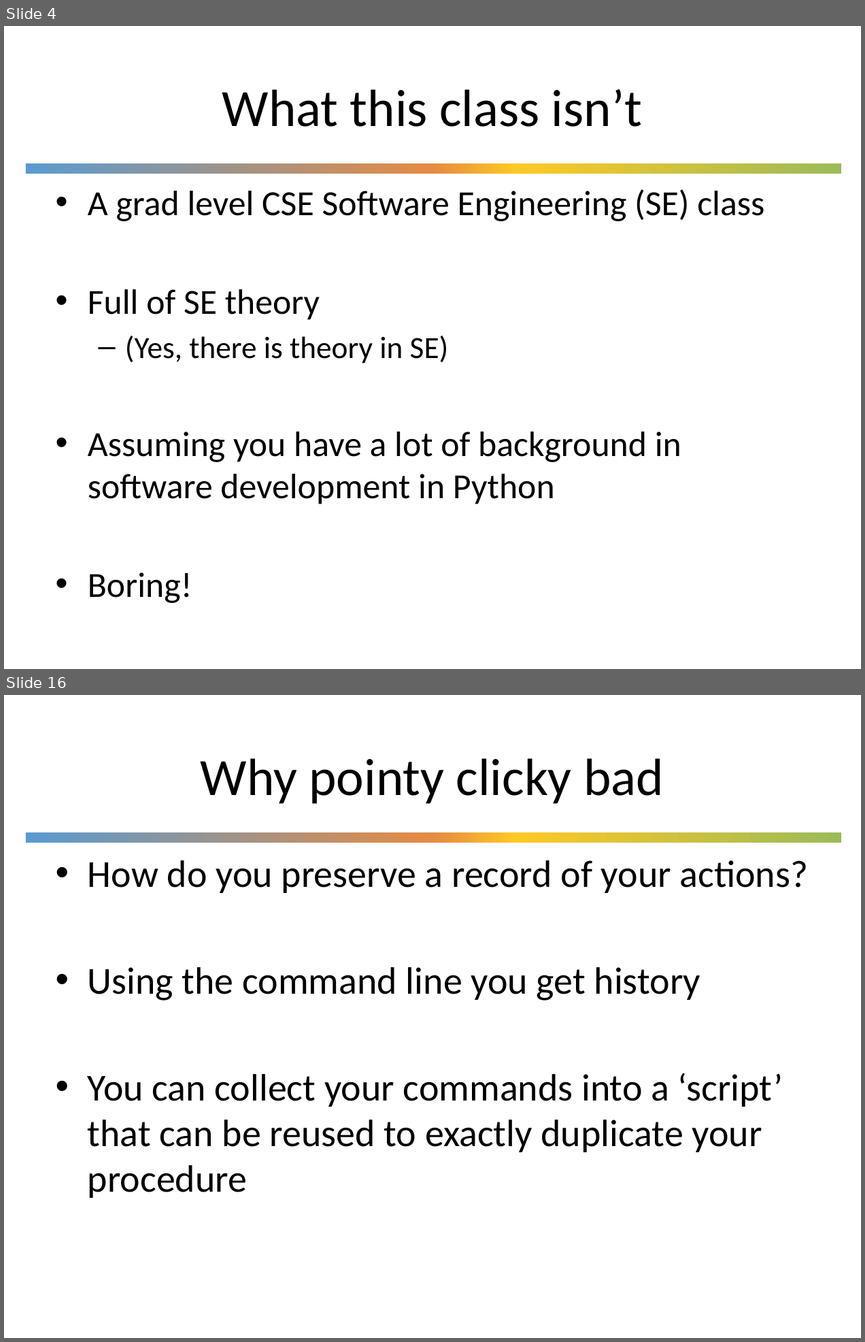
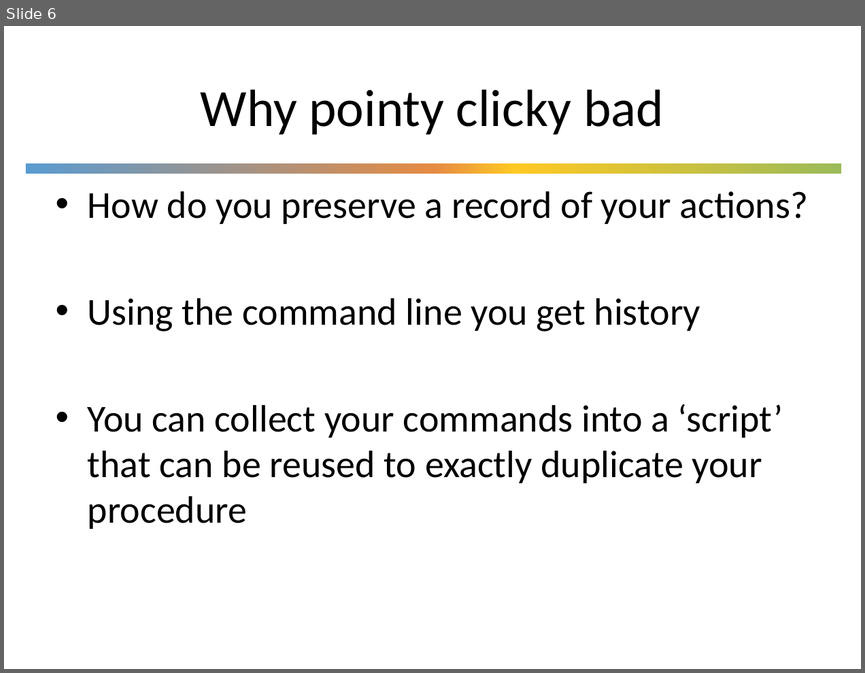
Before and after one commit to UWDIRECT/UWDIRECT.github.io, a slide deck: Wi21_content/SEDS/L1.1.Command_Line.pptx. Shown one above the other, each under a label of ours: slides 4 and 16 before the commit, slide 6 after it; the slides between them are not shown. The pictures are 865x1342 and 865x673 pixels, drawn with LibreOffice and Linux fonts; fonts in the diff are those of the drawing; background and template pictures are left out. Boxes give left, top, right and bottom in pixels: in the first picture for what was removed or moved away, otherwise in the second. Text is boxed around its words. In the diff, an @@ line names an element or a change of style, - is before the commit and + after.

```diff
--- a/Wi21_content/SEDS/L1.1.Command_Line.pptx
+++ b/Wi21_content/SEDS/L1.1.Command_Line.pptx
@@ slide 4 removed at bbox=[4, 26, 861, 669], background #FFFFFF; not listed: 1 template element that a slide beside it also shows @@
@@ title removed at bbox=[222, 89, 642, 127] @@
-What this class isn’t
@@ text removed at bbox=[88, 189, 764, 603] @@
-• A grad level CSE Software Engineering (SE) class
-• Full of SE theory
-  – (Yes, there is theory in SE)
-• Assuming you have a lot of background in software development in Python
-• Boring!
@@ what was slide 16 is now slide 6 @@
```
Also in this commit, not shown: 1 slide changed, 2 slides added, 11 other slides removed.
